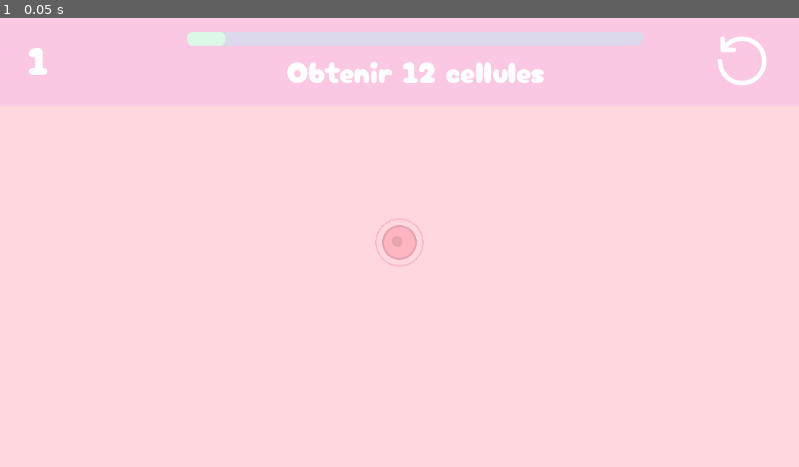
Above: before the commit, frame 1.
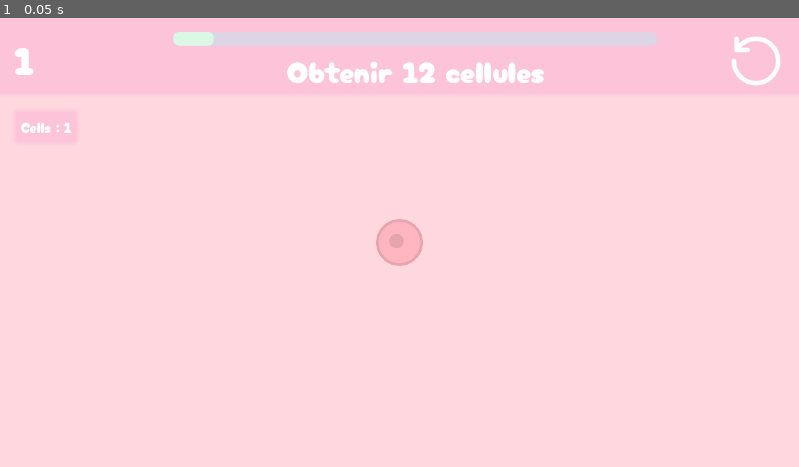
Above: after the commit, the same moment.

Repository: JungoQuentin/Doom2
Game: Godot game, scene res://main.tscn
Two runs of this game, one before a commit and one after it. Both use one fixed random seed, a clock stepped at 60 frames per second and the inputs below.
Inputs:
- Up to frame 1 (0.05 s): no input

The runs differ from the first frame. In frame 1, 0.9% of the frame differs, in the area x 1-98%, y 3-56%.

Commit message:
no more draw()

Diff:
--- a/Cell.gd
+++ b/Cell.gd
@@ -1,4 +1,13 @@
 class_name Cell
+
+const NB_TYPES: int = 5
+
+const NAMES: Array[String] = [
+	"Cells",
+	"Super Cells",
+	"Factory Cells",
+	"Special Cells",
+]
 
 const size: Array[float] = [
 	1.35,
--- a/Utils.gd
+++ b/Utils.gd
@@ -46,11 +46,12 @@
 	return Vector2i.ZERO
 
 
-static func cells_list_to_dict(cells: Array[Cell]) -> Dictionary[Vector2i, Cell]:
+static func cells_list_to_dict(cells: Array) -> Dictionary[Vector2i, Cell]:
 	var coords: Dictionary[Vector2i, Cell] = {}
-	for cell in cells:
-		for child in cell.childs:
-			coords[child] = cell
+	for cells_of_kind in cells:
+		for cell in cells_of_kind:
+			for child in cell.childs:
+				coords[child] = cell
 	return coords
 
 ## Return a tile's position and its surroundings (gost childs) based on the kind of cell
--- a/hex_grid.gd
+++ b/hex_grid.gd
@@ -10,8 +10,8 @@
 
 ## Stores the coods (Vec2i) of every filled tile
 var coords: Dictionary[Vector2i, Cell]
-## List of the Cells (order matters for rendering)
-var cells: Array[Cell] = [Cell.new(CENTER, 0)]
+## List of lists of cells by kind
+var cells: Array = []
 ## Coords of the tile under the mouse cursor
 var mouse_tile: Vector2i
 ## List of mergeable cells
@@ -19,7 +19,7 @@
 ## Step 1 means type0 cells will auto-merge
 var auto_merge_step: int = 0
 
-var b: float = 0.0
+var t: float = 0.0
 var auto_mergeable_cells: Array[Cell] = []
 var multi_mesh_instances: Array[MultiMeshInstance2D] = []
 
@@ -31,56 +31,64 @@
 
 
 func _ready():
+	for _i in range(Cell.NB_TYPES):
+		cells.append([])
+	cells[0].append(Cell.new(CENTER, 0))
+	coords = Utils.cells_list_to_dict(cells)
+
 	$Camera2D.position = tile_to_pos(CENTER)
-	coords = Utils.cells_list_to_dict(cells)
-
-	GravitateTimer.timeout.connect(func(): cells.map(func(cell): try_to_move_to_center(cell)))
+
+	GravitateTimer.timeout.connect(try_to_move_to_center)
 	FactoriesTimer.timeout.connect(factory)
 	AutoMergeTimer.timeout.connect(select_auto_merge)
 	AutoMergeHighlightTimer.timeout.connect(auto_merge)
 
-	# Multi-Mesh-Instance-2D for drawing
-	for kind in range(Cell.NB_SPAWN_CELL.size()):
+	# Create Multi-Mesh-Instance-2D for drawing
+	for kind in range(Cell.NB_TYPES):
 		var multi_mesh_instance = MultiMeshInstance2D.new()
 		var multi_mesh = MultiMesh.new()
 		var mesh = QuadMesh.new()
-		mesh.size = 50 * Vector2.ONE
+		mesh.size = h * Vector2.ONE * Cell.size[kind]
 		multi_mesh.mesh = mesh
-		if kind == 0:
-			multi_mesh.instance_count = 1
+		multi_mesh.instance_count = 1000
 		multi_mesh_instance.multimesh = multi_mesh
 		# TODO utiliser différentes assets
 		multi_mesh_instance.texture = load("res://assets/img/Cell-Type1.svg")
-		#multi_mesh_instance.multimesh.instance_count = 100
+
 		multi_mesh_instances.append(multi_mesh_instance)
 		$".".add_child(multi_mesh_instance)
 
-	for multi_mesh_instance in multi_mesh_instances:
-		for i in cells.size(): # multi_mesh_instance.multimesh.instance_count:
-			var cell = cells[i]
+
+	update_multi_mesh_instances()
+
+
+func update_multi_mesh_instances():
+	for kind in range(Cell.NB_TYPES):
+		var nb_instances = cells[kind].size()
+		multi_mesh_instances[kind].multimesh.visible_instance_count = nb_instances
+		for i in nb_instances:
+			var cell = cells[kind][i]
+
+			var n = 1
+			if cell in auto_mergeable_cells:
+				pass
+			if cell in mergeable_cells or mouse_tile in cell.childs:
+				n = 1.5
+
+			var angle = PI
 			var pos = tile_to_pos(cell.center)
-			var size = Cell.size[cell.kind]
-			"""
-			var color = Cell.color[cell.kind]
-			var fill_color = color
-			if cell in auto_mergeable_cells:
-				color = color.lightened(0.4)
-				fill_color = color
-			if cell in mergeable_cells or mouse_tile in cell.childs:
-				fill_color = color.darkened(0.1)
-			"""
-			var angle = PI
-			var transform = Transform2D(angle, Vector2(1, 1), 0.0, pos)
-			multi_mesh_instance.multimesh.set_instance_transform_2d(i, transform)
-
+			var transform = Transform2D(angle, Vector2(1, n), 0.0, pos)
+			multi_mesh_instances[kind].multimesh.set_instance_transform_2d(i, transform)
 
 
 func _process(delta: float) -> void:
-	b += delta * 4
-	queue_redraw()
-
-	if cells.is_empty(): return
-	var cell_centers = cells.map(func(cell): return cell.center)
+	t += delta
+
+	update_multi_mesh_instances()
+
+	if cells[0].size() < 2:
+		return
+	var cell_centers = cells[0].map(func(cell): return cell.center)
 	# Move cam to center of mass
 	#TODO var tot = cell_centers.reduce(func sum(accum, number): return accum + number, Vector2i.ZERO)
 	#TODO $Camera2D.position = $Camera2D.position * (1 - cam_smoothing) + tile_to_pos(tot / len(cells)) * cam_smoothing
@@ -91,27 +99,9 @@
 		$Camera2D.zoom = $Camera2D.zoom * (1 - cam_smoothing) + Vector2.ONE / zoom * cam_smoothing
 
 
-	for multi_mesh_instance in multi_mesh_instances:
-		for i in cells.size(): # multi_mesh_instance.multimesh.instance_count:
-			var cell = cells[i]
-			var pos = tile_to_pos(cell.center)
-			var size = Cell.size[cell.kind]
-			"""
-			var color = Cell.color[cell.kind]
-			var fill_color = color
-			if cell in auto_mergeable_cells:
-				color = color.lightened(0.4)
-				fill_color = color
-			if cell in mergeable_cells or mouse_tile in cell.childs:
-				fill_color = color.darkened(0.1)
-			"""
-			var angle = PI
-			var transform = Transform2D(angle, Vector2(1, 1), 0.0, pos)
-			multi_mesh_instance.multimesh.set_instance_transform_2d(i, transform)
-
-
-func _input(event: InputEvent) -> void:
-	if event is InputEventMouseButton and event.button_index == MOUSE_BUTTON_LEFT:
+
+func _input(event: InputEvent):
+	if event is InputEventMouseButton and event.button_index in [MOUSE_BUTTON_LEFT, MOUSE_BUTTON_RIGHT]:
 		if event.pressed:
 			mouse_tile = pos_to_tile(get_global_mouse_position())
 			if coords.has(mouse_tile):
@@ -132,64 +122,24 @@
 			mergeable_cells = Merge.get_mergeable_cells(coords, mouse_tile)
 
 
-func spawn_many(q: int) -> void:
+func spawn_many(q: int):
 	for _i in range(q):
 		await get_tree().create_timer(TIME_BETWEEN_MULTIPLE_SPAWN).timeout
 		spawn_cell(mouse_tile, 0)
 		$PopT1.play()
 
 
-func _draw():
-	"""
-	for i in range(980, 1020):
-		for j in range(980, 1020):
-			var pos = tile_to_pos(Vector2i(i, j))
-			draw_circle(pos, h/2, Color.PALE_VIOLET_RED.lightened(0.6), false, 2)
-	"""
-	for cell in cells:
-		var pos = tile_to_pos(cell.center)
-		var size = Cell.size[cell.kind]
-		var color = Cell.color[cell.kind]
-		var fill_color = color
-		if cell in auto_mergeable_cells:
-			color = color.lightened(0.4)
-			fill_color = color
-		if cell in mergeable_cells or mouse_tile in cell.childs:
-			fill_color = color.darkened(0.1)
-
-		var offset = Vector2.ZERO #3 * cell.rnd[0] * Vector2(cos((cell.rnd[1] - 0.5) * b), sin((cell.rnd[1] - 0.5) * b))
-		var offset_center = Vector2.ZERO #offset + 4 * cell.rnd[2] * Vector2(-cos((cell.rnd[3] - 0.5) * b / 2), sin((cell.rnd[3] - 0.5) * b / 2))
-
-		draw_circle(pos + offset * size, h/2 * size, fill_color, false, 2)
-		#draw_circle(pos + offset * size, h/2 * size, color.darkened(0.1), false, 3)
-		#draw_circle(pos + offset_center * size, h/8 * size, color.darkened(0.15))
-	"""
-	for coord in coords: # DEBUG
-		var kind = coords[coord].kind
-		var col
-		if kind == 1:
-			col = Color.BEIGE
-		elif kind == 2:
-			col = Color.SADDLE_BROWN
-		else:
-			col = Color.DODGER_BLUE
-		draw_circle(tile_to_pos(coord), h/8, col, true)
-	"""
-	# draw_circle(tile_to_pos(mouse_tile), h/2 * overh, Color.INDIAN_RED, false, 3)
-
-
 func factory():
-	for cell in cells.duplicate():
-		if cell.kind == 2:
-			await get_tree().create_timer(randf_range(0.05, 0.25)).timeout
-			spawn_cell(cell.center, 0)
-			$PopT1.play()
+	for cell in cells.duplicate()[2]:
+		await get_tree().create_timer(randf_range(0.05, 0.25)).timeout
+		spawn_cell(cell.center, 0)
+		$PopT1.play()
 
 
 func select_auto_merge():
 	if auto_merge_step < 1:
 		return
-	var filtered_cells: Array[Cell] = cells.filter(func(cell): return cell.kind == 0)
+	var filtered_cells: Array[Cell] = cells[0]
 	if filtered_cells.is_empty():
 		return
 	auto_mergeable_cells.clear()
@@ -256,17 +206,19 @@
 	return h * Vector2(hex_ratio * tile_coords.x + odd * 0.5, tile_coords.y)
 
 ## Bouge une cellule vers le centre si possible
-func try_to_move_to_center(cell: Cell):
-	var proba = 0.3 + 0.7 * (1.0 - exp(-cell.kind))
-	if cell.center == CENTER or len(cells) <= 6 or randf() > proba:
-		return
-	var angle = rad_to_deg(Vector2(CENTER - cell.center).angle())
-	angle += (randf() - 0.5) * 90
-	var direction = Utils.angle_to_direction(angle)
-	var new_position = Utils.moved_in_dir(cell.center, direction)
-
-	if not Utils.are_there_bigger_or_same_cells_around(new_position, coords, cell.kind, cell):
-		move_cell(cell, direction)
+func try_to_move_to_center():
+	for cells_of_kind in cells:
+		for cell in cells_of_kind:
+			var proba = 0.3 + 0.7 * (1.0 - exp(-cell.kind))
+			if cell.center == CENTER or randf() > proba:
+				return
+			var angle = rad_to_deg(Vector2(CENTER - cell.center).angle())
+			angle += (randf() - 0.5) * 90
+			var direction = Utils.angle_to_direction(angle)
+			var new_position = Utils.moved_in_dir(cell.center, direction)
+
+			if not Utils.are_there_bigger_or_same_cells_around(new_position, coords, cell.kind, cell):
+				move_cell(cell, direction)
 
 ## Déplace une cellule dans une direction
 func move_cell(cell: Cell, dir: Utils.Direction):
@@ -290,15 +242,13 @@
 
 ## Add a new cell
 func add_cell(cell: Cell):
-	multi_mesh_instances[cell.kind].multimesh.instance_count += 1
-	cells.append(cell)
+	cells[cell.kind].append(cell)
 
 
 ## Delete the cell and corresponding coords
 func delete_cell(cell: Cell):
-	if not cells.has(cell):
-		return
-	multi_mesh_instances[cell.kind].multimesh.instance_count -= 1
+	for cells_of_kind in cells:
+		if cells_of_kind.has(cell):
+			cells_of_kind.remove_at(cells_of_kind.find(cell))
 	for child in cell.childs:
 		coords.erase(child)
-	cells.remove_at(cells.find(cell))
--- /dev/null
+++ b/multi_mesh_instance_2d.gdshader
@@ -0,0 +1,14 @@
+shader_type spatial;
+
+void vertex() {
+	// Called for every vertex the material is visible on.
+}
+
+void fragment() {
+	// Called for every pixel the material is visible on.
+}
+
+//void light() {
+//	// Called for every pixel for every light affecting the material.
+//	// Uncomment to replace the default light processing function with this one.
+//}
--- a/multi_mesh_instance_2d.tscn
+++ b/multi_mesh_instance_2d.tscn
@@ -1,15 +1,21 @@
-[gd_scene load_steps=5 format=3 uid="uid://djti5eyitmfnw"]
+[gd_scene load_steps=7 format=3 uid="uid://djti5eyitmfnw"]
 
+[ext_resource type="Shader" uid="uid://c6oh181qnvrur" path="res://multi_mesh_instance_2d.gdshader" id="1_1pjpe"]
 [ext_resource type="Texture2D" uid="uid://bitgxr2rkuy7n" path="res://assets/img/Cell-Type1.svg" id="1_6ixho"]
 [ext_resource type="Script" uid="uid://dkqdbkakvui4l" path="res://multi_mesh_instance_2d.gd" id="2_6ixho"]
 
+[sub_resource type="ShaderMaterial" id="ShaderMaterial_aem3u"]
+render_priority = 0
+shader = ExtResource("1_1pjpe")
+
 [sub_resource type="QuadMesh" id="QuadMesh_6ixho"]
+material = SubResource("ShaderMaterial_aem3u")
 size = Vector2(128, 128)
 
 [sub_resource type="MultiMesh" id="MultiMesh_1pjpe"]
 instance_count = 8
 mesh = SubResource("QuadMesh_6ixho")
-buffer = PackedFloat32Array(1.82169e-44, 1.68156e-44, 4.2039e-45, 1.54143e-44, 5.60519e-45, 4.2039e-45, 1.68156e-44, 1.54143e-44, 5.60519e-45, 1.4013e-44, 7.00649e-45, 5.60519e-45, 1.54143e-44, 1.4013e-44, 7.00649e-45, 1.26117e-44, 8.40779e-45, 7.00649e-45, 1.4013e-44, 1.26117e-44, 8.40779e-45, 1.12104e-44, 9.80909e-45, 8.40779e-45, 1.26117e-44, 1.12104e-44, 7.00649e-45, 5.60519e-45, 1.54143e-44, 1.4013e-44, 7.00649e-45, 1.26117e-44, 8.40779e-45, 7.00649e-45, 1.4013e-44, 1.26117e-44, 8.40779e-45, 1.12104e-44, 9.80909e-45, 8.40779e-45, 1.26117e-44, 1.12104e-44, 0.109296, 0.141264, 0.177744, 0.85, 0.025, 0.922519, 0.401924, 27.5, 0.109296, 0.141264, 0.177744, 0.85, 0.00669873, 0.887097, 0, 26, 0.109296, 0.141264, 0.177744, 0.85, 0, 0.83871)
+buffer = PackedFloat32Array(0, 1.96182e-44, 1.4013e-45, 0, 2.10195e-44, 1.96182e-44, 1.4013e-45, 1.82169e-44, 2.8026e-45, 1.4013e-45, 1.96182e-44, 1.82169e-44, 2.8026e-45, 1.68156e-44, 4.2039e-45, 2.8026e-45, 1.82169e-44, 1.68156e-44, 4.2039e-45, 1.54143e-44, 5.60519e-45, 4.2039e-45, 1.68156e-44, 1.54143e-44, 5.60519e-45, 1.4013e-44, 7.00649e-45, 5.60519e-45, 1.54143e-44, 1.4013e-44, 7.00649e-45, 1.26117e-44, 8.40779e-45, 7.00649e-45, 1.4013e-44, 1.26117e-44, 8.40779e-45, 1.12104e-44, 9.80909e-45, 8.40779e-45, 1.26117e-44, 1.12104e-44, 0.984375, 1, 7, 116, 0.44, 0.73, 0.98, 0.0825, 0.015625, 1, 5.5, 115.598, 0.44, 0.73, 0.98, 0.0825, 0.0078125, 0.985646, 4.40192, 114.5, 0.44, 0.73)
 
 [node name="MultiMeshInstance2D" type="MultiMeshInstance2D"]
 multimesh = SubResource("MultiMesh_1pjpe")
--- a/progress_bar.gd
+++ b/progress_bar.gd
@@ -1,7 +1,7 @@
 extends ProgressBar
 
 @onready var timer: Timer = $Timer
-@onready var Ui = $"../../../../.."
+@onready var Ui = $"../../../../../.."
 var old_value: float = 1
 var new_value: float = 1
 
--- a/ui.gd
+++ b/ui.gd
@@ -1,12 +1,17 @@
 extends CanvasLayer
 
-@onready var total_cells: Label = $PanelContainer/MarginContainer/TopBar/C1/TotalCells
-@onready var current_goal: Label = $PanelContainer/MarginContainer/TopBar/C2/CurrentGoal
-@onready var progress_bar: ProgressBar = $PanelContainer/MarginContainer/TopBar/C2/ProgressBar
+@onready var total_cells: Label = $MarginContainer/VBoxContainer/TopPanel/TopBar/C1/TotalCells
+@onready var current_goal: Label = $MarginContainer/VBoxContainer/TopPanel/TopBar/C2/CurrentGoal
+@onready var progress_bar: ProgressBar = $MarginContainer/VBoxContainer/TopPanel/TopBar/C2/ProgressBar
+@onready var reset_button: TextureButton = $MarginContainer/VBoxContainer/TopPanel/TopBar/C3/Reset
+
+@onready var left_grid: GridContainer = $MarginContainer/VBoxContainer/PanelContainer/PanelLeft/GridContainer
+@onready var right_grid: GridContainer = $MarginContainer/VBoxContainer/PanelContainer/PanelRight/GridContainer
+
 @onready var game: HexGrid = $"../Game"
 
 var goal_step: int = 0
-var last_score: int = 0
+var last_cells_count: Array = []
 
 const goals: Array[String] = [
 	"Obtenir 12 cellules",
@@ -28,53 +33,46 @@
 
 
 func _ready():
-	var reset_button: TextureButton = $PanelContainer/MarginContainer/TopBar/C3/Reset
 	reset_button.pressed.connect(on_click_reset)
 
 
 func _process(_delta: float):
-	var score = 0
-	for cell in game.cells:
-		match cell.kind:
-			0:
-				score += 1
-			1:
-				score += 13 #12
-			2:
-				score += 80 #13*6
-			3:
-				score += 1000 #80*12
-	if score != last_score:
-		last_score = score
+	var cells_count: Array[int] = []
+	for cells_of_kind in game.cells:
+		cells_count.append(cells_of_kind.size())
+
+	if cells_count != last_cells_count:
+		last_cells_count = cells_count
 		update_score()
 
 func update_score():
-	var score = 0
-	var nb_super_cells = 0
-	var nb_factory_cells = 0
-	var nb_special_cells = 0
-	for cell in game.cells:
-		match cell.kind:
-			0:
-				score += 1
-			1:
-				score += 13 #12
-				nb_super_cells += 1
-			2:
-				score += 80 #13*6
-				nb_factory_cells += 1
-			3:
-				score += 1000 #80*12
-				nb_special_cells += 1
+	## Number of cells for each kind
+	var cells_count: Array[int] = []
+	for cells_of_kind in game.cells:
+		cells_count.append(cells_of_kind.size())
 
+	var nb_counted = left_grid.get_child_count() / 2
+	if cells_count[nb_counted] > 0:
+		var new_label = left_grid.get_child(0).duplicate()
+		new_label.text = Cell.NAMES[nb_counted] + " :"
+		var new_label2 = left_grid.get_child(1).duplicate()
+		new_label2.text = "1"
+		left_grid.add_child(new_label)
+		left_grid.add_child(new_label2)
+
+	for i in nb_counted:
+		left_grid.get_child(2 * i + 1).text = str(cells_count[i])
+
+	var score = cells_count[0] + cells_count[1] * 13 + cells_count[2] * 80 + cells_count[3] * 1000
 	total_cells.text = str(score)
+
 	match goal_step:
 		1, 3:
-			progress_bar.update_value(nb_super_cells)
+			progress_bar.update_value(cells_count[1])
 		4, 6:
-			progress_bar.update_value(nb_factory_cells)
+			progress_bar.update_value(cells_count[2])
 		7:
-			progress_bar.update_value(nb_special_cells)
+			progress_bar.update_value(cells_count[3])
 		_:
 			progress_bar.update_value(score)
 
--- a/ui.tscn
+++ b/ui.tscn
@@ -10,7 +10,10 @@
 
 [sub_resource type="StyleBoxFlat" id="StyleBoxFlat_y4yjw"]
 bg_color = Color(1, 1, 1, 0)
-shadow_color = Color(0.898039, 0.556863, 0.929412, 0.211765)
+expand_margin_left = 100.0
+expand_margin_top = 100.0
+expand_margin_right = 100.0
+shadow_color = Color(0.942917, 0.506239, 0.784231, 0.243137)
 shadow_size = 8
 
 [sub_resource type="StyleBoxFlat" id="StyleBoxFlat_ibotj"]
@@ -27,46 +30,64 @@
 corner_radius_bottom_right = 8
 corner_radius_bottom_left = 8
 
+[sub_resource type="StyleBoxEmpty" id="StyleBoxEmpty_y4yjw"]
+content_margin_left = 10.0
+content_margin_right = 10.0
+
+[sub_resource type="StyleBoxFlat" id="StyleBoxFlat_waa4j"]
+bg_color = Color(1, 1, 1, 0)
+expand_margin_left = 5.0
+expand_margin_top = 5.0
+expand_margin_right = 5.0
+expand_margin_bottom = 5.0
+shadow_color = Color(0.942917, 0.506239, 0.784231, 0.243137)
+shadow_size = 8
+
 [node name="UI" type="CanvasLayer"]
 script = ExtResource("1_ibotj")
 
-[node name="PanelContainer" type="PanelContainer" parent="."]
-anchors_preset = 10
+[node name="MarginContainer" type="MarginContainer" parent="."]
+anchors_preset = 15
 anchor_right = 1.0
-offset_bottom = 105.0
+anchor_bottom = 1.0
 grow_horizontal = 2
+grow_vertical = 2
+theme_override_constants/margin_left = 20
+theme_override_constants/margin_top = 20
+theme_override_constants/margin_right = 20
+theme_override_constants/margin_bottom = 20
+
+[node name="VBoxContainer" type="VBoxContainer" parent="MarginContainer"]
+layout_mode = 2
+theme_override_constants/separation = 35
+
+[node name="TopPanel" type="PanelContainer" parent="MarginContainer/VBoxContainer"]
+layout_mode = 2
 theme_override_styles/panel = SubResource("StyleBoxFlat_y4yjw")
 
-[node name="MarginContainer" type="MarginContainer" parent="PanelContainer"]
-layout_mode = 2
-theme_override_constants/margin_left = 40
-theme_override_constants/margin_top = 20
-theme_override_constants/margin_right = 40
-theme_override_constants/margin_bottom = 15
-
-[node name="TopBar" type="HBoxContainer" parent="PanelContainer/MarginContainer"]
+[node name="TopBar" type="HBoxContainer" parent="MarginContainer/VBoxContainer/TopPanel"]
 layout_mode = 2
 size_flags_vertical = 0
 theme_override_constants/separation = 100
 alignment = 1
 
-[node name="C1" type="MarginContainer" parent="PanelContainer/MarginContainer/TopBar"]
+[node name="C1" type="MarginContainer" parent="MarginContainer/VBoxContainer/TopPanel/TopBar"]
 layout_mode = 2
 theme_override_constants/margin_top = -10
 theme_override_constants/margin_right = -50
 
-[node name="TotalCells" type="Label" parent="PanelContainer/MarginContainer/TopBar/C1"]
+[node name="TotalCells" type="Label" parent="MarginContainer/VBoxContainer/TopPanel/TopBar/C1"]
 custom_minimum_size = Vector2(180, 0)
 layout_mode = 2
 theme_override_fonts/font = ExtResource("1_nltto")
 theme_override_font_sizes/font_size = 54
 text = "1"
 
-[node name="C2" type="VBoxContainer" parent="PanelContainer/MarginContainer/TopBar"]
+[node name="C2" type="VBoxContainer" parent="MarginContainer/VBoxContainer/TopPanel/TopBar"]
 layout_mode = 2
 size_flags_horizontal = 3
 
-[node name="ProgressBar" type="ProgressBar" parent="PanelContainer/MarginContainer/TopBar/C2"]
+[node name="ProgressBar" type="ProgressBar" parent="MarginContainer/VBoxContainer/TopPanel/TopBar/C2"]
 custom_minimum_size = Vector2(500, 20)
 layout_mode = 2
 theme_override_styles/background = SubResource("StyleBoxFlat_ibotj")
@@ -76,11 +97,11 @@
 show_percentage = false
 script = ExtResource("3_y4yjw")
 
-[node name="Timer" type="Timer" parent="PanelContainer/MarginContainer/TopBar/C2/ProgressBar"]
+[node name="Timer" type="Timer" parent="MarginContainer/VBoxContainer/TopPanel/TopBar/C2/ProgressBar"]
 wait_time = 0.15
 one_shot = true
 
-[node name="CurrentGoal" type="Label" parent="PanelContainer/MarginContainer/TopBar/C2"]
+[node name="CurrentGoal" type="Label" parent="MarginContainer/VBoxContainer/TopPanel/TopBar/C2"]
 custom_minimum_size = Vector2(500, 0)
 layout_mode = 2
 size_flags_horizontal = 4
@@ -90,16 +111,75 @@
 horizontal_alignment = 1
 autowrap_mode = 2
 
-[node name="C3" type="MarginContainer" parent="PanelContainer/MarginContainer/TopBar"]
+[node name="C3" type="MarginContainer" parent="MarginContainer/VBoxContainer/TopPanel/TopBar"]
 layout_mode = 2
 
-[node name="Reset" type="TextureButton" parent="PanelContainer/MarginContainer/TopBar/C3"]
+[node name="Reset" type="TextureButton" parent="MarginContainer/VBoxContainer/TopPanel/TopBar/C3"]
 layout_mode = 2
 tooltip_text = "reset"
 texture_normal = ExtResource("2_ibotj")
 texture_pressed = ExtResource("3_n5ude")
 texture_hover = ExtResource("4_y4yjw")
 
+[node name="PanelContainer" type="PanelContainer" parent="MarginContainer/VBoxContainer"]
+layout_mode = 2
+theme_override_styles/panel = SubResource("StyleBoxEmpty_y4yjw")
+
+[node name="PanelLeft" type="PanelContainer" parent="MarginContainer/VBoxContainer/PanelContainer"]
+layout_mode = 2
+size_flags_horizontal = 0
+theme_override_styles/panel = SubResource("StyleBoxFlat_waa4j")
+
+[node name="GridContainer" type="GridContainer" parent="MarginContainer/VBoxContainer/PanelContainer/PanelLeft"]
+layout_mode = 2
+columns = 2
+
+[node name="Label" type="Label" parent="MarginContainer/VBoxContainer/PanelContainer/PanelLeft/GridContainer"]
+layout_mode = 2
+theme_override_fonts/font = ExtResource("1_nltto")
+theme_override_font_sizes/font_size = 20
+text = "Cells :"
+
+[node name="Label2" type="Label" parent="MarginContainer/VBoxContainer/PanelContainer/PanelLeft/GridContainer"]
+layout_mode = 2
+theme_override_fonts/font = ExtResource("1_nltto")
+theme_override_font_sizes/font_size = 20
+text = "1"
+
+[node name="PanelRight" type="PanelContainer" parent="MarginContainer/VBoxContainer/PanelContainer"]
+visible = false
+layout_mode = 2
+size_flags_horizontal = 8
+theme_override_styles/panel = SubResource("StyleBoxFlat_waa4j")
+
+[node name="GridContainer" type="GridContainer" parent="MarginContainer/VBoxContainer/PanelContainer/PanelRight"]
+layout_mode = 2
+columns = 2
+
+[node name="CellsT0 Name" type="Label" parent="MarginContainer/VBoxContainer/PanelContainer/PanelRight/GridContainer"]
+layout_mode = 2
+theme_override_fonts/font = ExtResource("1_nltto")
+theme_override_font_sizes/font_size = 20
+text = "Cells :"
+
+[node name="CellsT0 Nb" type="Label" parent="MarginContainer/VBoxContainer/PanelContainer/PanelRight/GridContainer"]
+layout_mode = 2
+theme_override_fonts/font = ExtResource("1_nltto")
+theme_override_font_sizes/font_size = 20
+text = "2500"
+
+[node name="CellsT1 Name" type="Label" parent="MarginContainer/VBoxContainer/PanelContainer/PanelRight/GridContainer"]
+layout_mode = 2
+theme_override_fonts/font = ExtResource("1_nltto")
+theme_override_font_sizes/font_size = 20
+text = "Super Cells :"
+
+[node name="CellsT1 Nb" type="Label" parent="MarginContainer/VBoxContainer/PanelContainer/PanelRight/GridContainer"]
+layout_mode = 2
+theme_override_fonts/font = ExtResource("1_nltto")
+theme_override_font_sizes/font_size = 20
+text = "100"
+
 [node name="Win" type="AudioStreamPlayer" parent="."]
 stream = ExtResource("6_n5ude")
 bus = &"Win"
Not shown, added: multi_mesh_instance_2d.gdshader.uid
Not shown: 1 places in ui.tscn that only renumber resources
